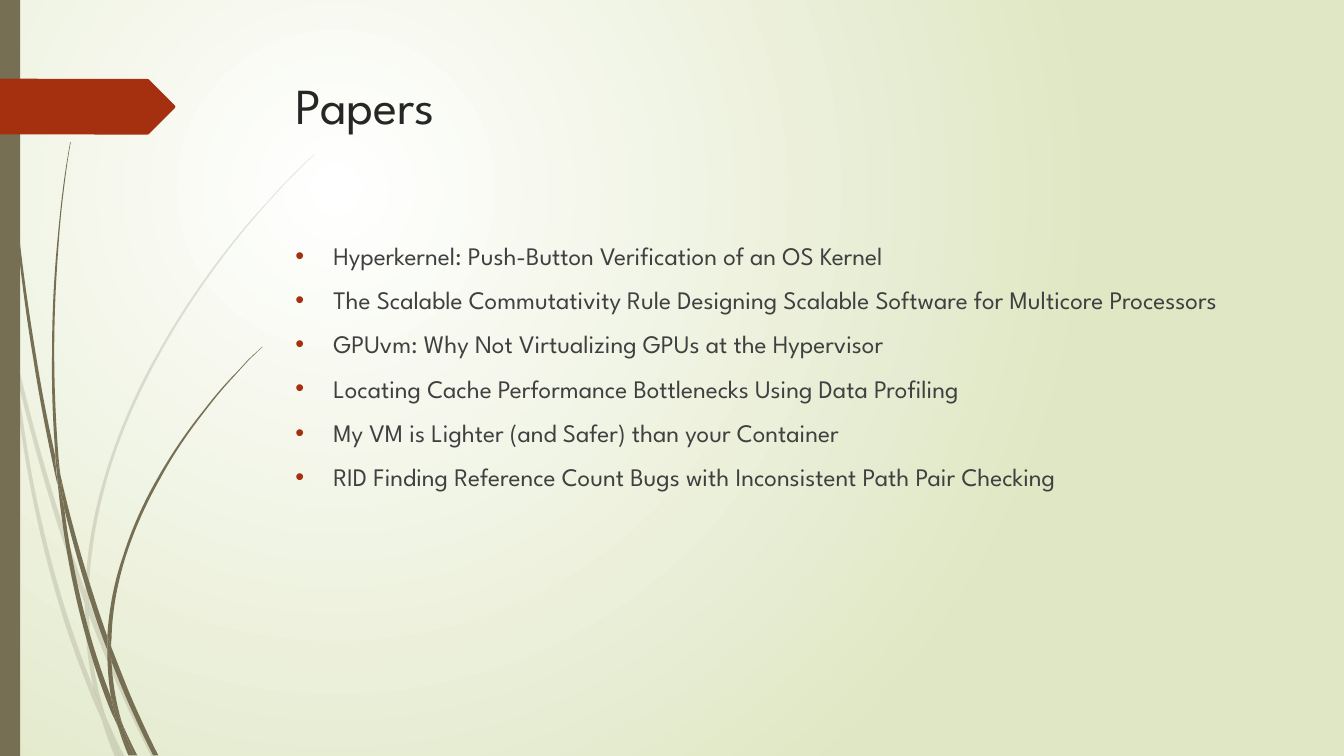
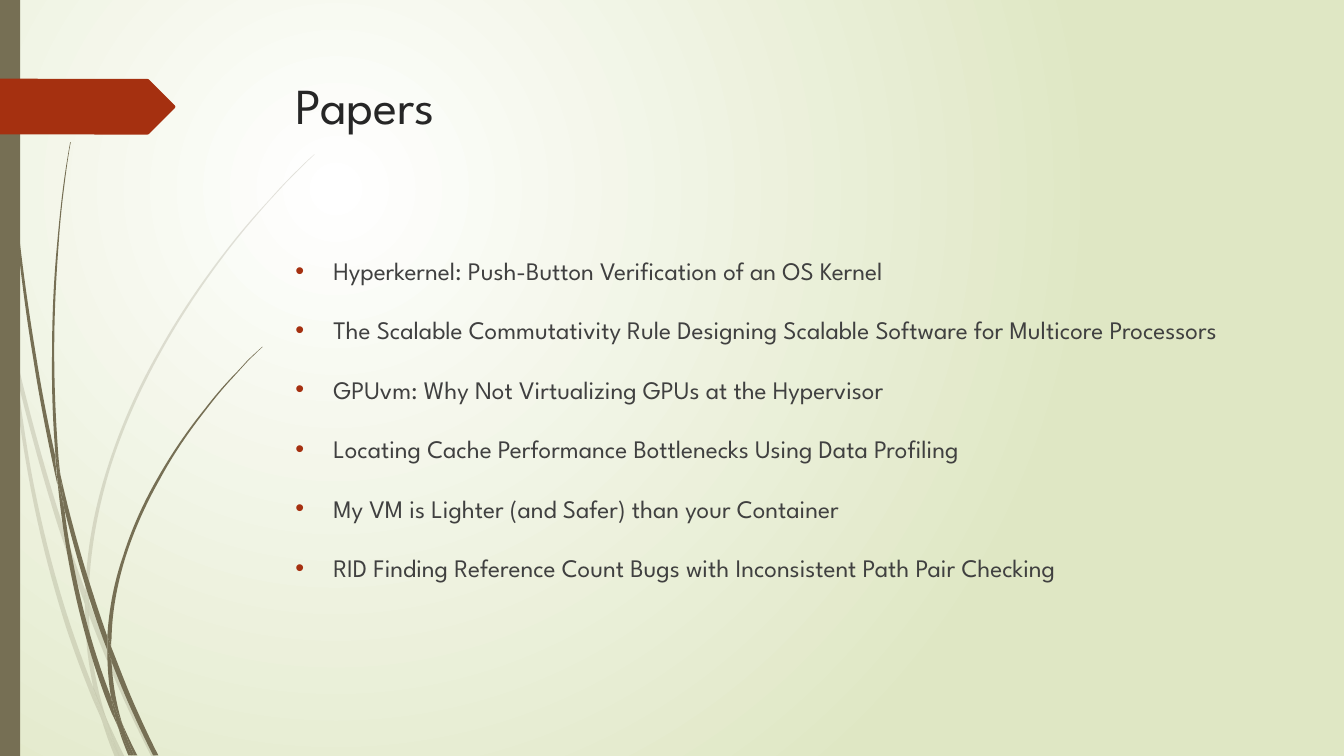
Before and after one commit to GLjun/OS_gaowei, a slide deck: slide 2 of 高伟.pptx. Drawn at 1344x756 pixels with LibreOffice and Linux fonts; fonts in the diff are those of the drawing. Boxes give left, top, right and bottom in pixels: in the first picture for what was removed or moved away, otherwise in the second. Text is boxed around its words. In the diff, an @@ line names an element or a change of style, - is before the commit and + after.

```diff
--- a/高伟.pptx
+++ b/高伟.pptx
@@ text "Hyperkernel: Push-Button Verification of an ..." at [333, 262, 1217, 583]: line spacing 1 to 1.5 @@
```
Also in this commit, not shown: 14 other slides changed, 10 slides added, 3 slides removed.
